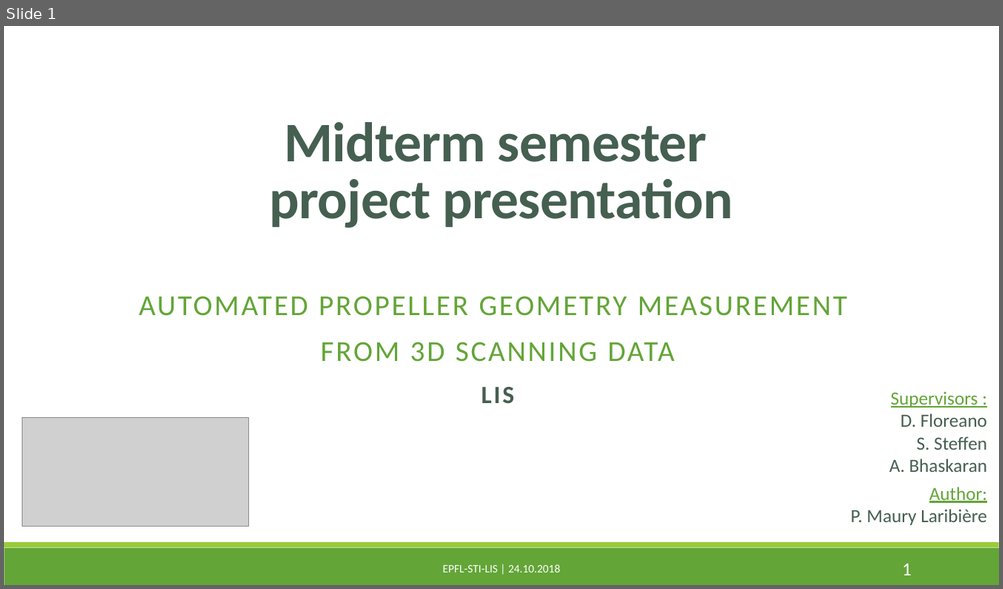
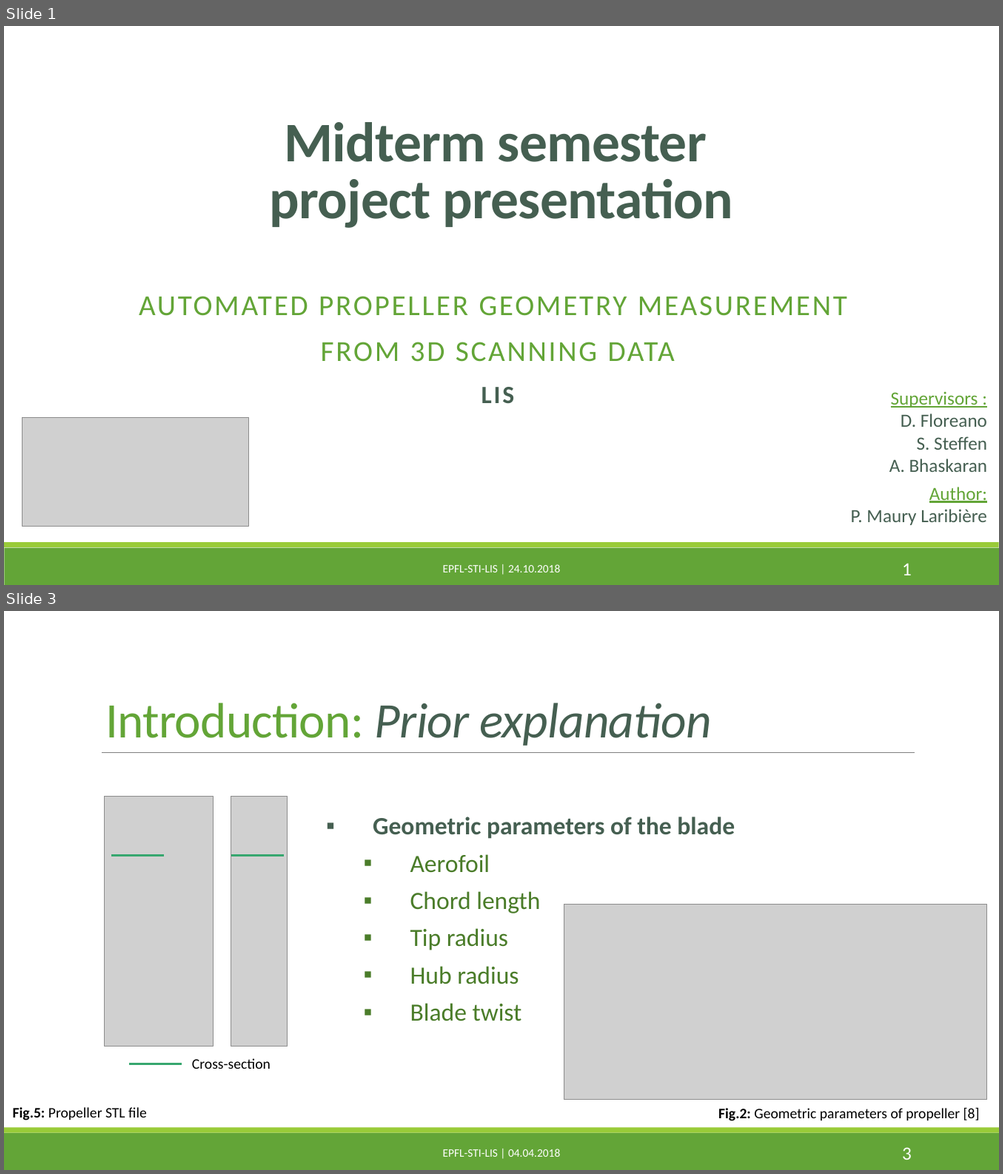
Before and after one commit to PaulineMauryL/PropellerProject, a slide deck: MIDTERM.pptx. Shown one above the other, each under a label of ours: slide 1 before the commit, slides 1 and 3 after it; the slides between them are not shown. The pictures are 1003x589 and 1003x1174 pixels, drawn with LibreOffice and Linux fonts; fonts in the diff are those of the drawing; grey boxes stand for pictures. Boxes give left, top, right and bottom in pixels: in the first picture for what was removed or moved away, otherwise in the second. Text is boxed around its words. In the diff, an @@ line names an element or a change of style, - is before the commit and + after.

```diff
--- a/MIDTERM.pptx
+++ b/MIDTERM.pptx
@@ slide 3 added at [4, 611, 999, 1170], background #FFFFFF; not listed: 2 template elements that a slide beside it also shows @@
@@ text added at [105, 703, 711, 746], 48 pt, text #455F51, italic @@
+Introduction: Prior explanation
@@ line added from (102, 753) to (915, 753), #808080 0.5 pt @@
@@ picture added at [105, 796, 213, 1047] @@
@@ picture added at [231, 796, 287, 1047] @@
@@ text added at [373, 817, 734, 1022], 24 pt, text #4A7C29 @@
+▪ Geometric parameters of the blade
+  ▪ Aerofoil
+  ▪ Chord length
+  ▪ Tip radius
+  ▪ Hub radius
+  ▪ Blade twist
@@ line added from (111, 856) to (164, 856), #37A76F 2.25 pt @@
@@ line added from (231, 856) to (284, 856), #37A76F 2.25 pt @@
@@ picture added at [563, 905, 987, 1100] @@
@@ line added from (129, 1065) to (182, 1065), #37A76F 2.25 pt @@
@@ text added at [192, 1059, 270, 1069], 14 pt, text #000000 @@
+Cross-section
@@ text added at [13, 1108, 147, 1121], 14 pt, text #000000 @@
+Fig.5: Propeller STL file
@@ text added at [718, 1108, 979, 1122], 14 pt, text #000000 @@
+Fig.2: Geometric parameters of propeller [8]
@@ text added at [443, 1149, 560, 1157], 11 pt, text #FFFFFF @@
+EPFL-STI-LIS | 04.04.2018
@@ page number added at [902, 1147, 911, 1160], 18 pt, text #FFFFFF @@
+3
```
Also in this commit, not shown: 11 slides changed, 2 other slides added, 1 slide removed.
